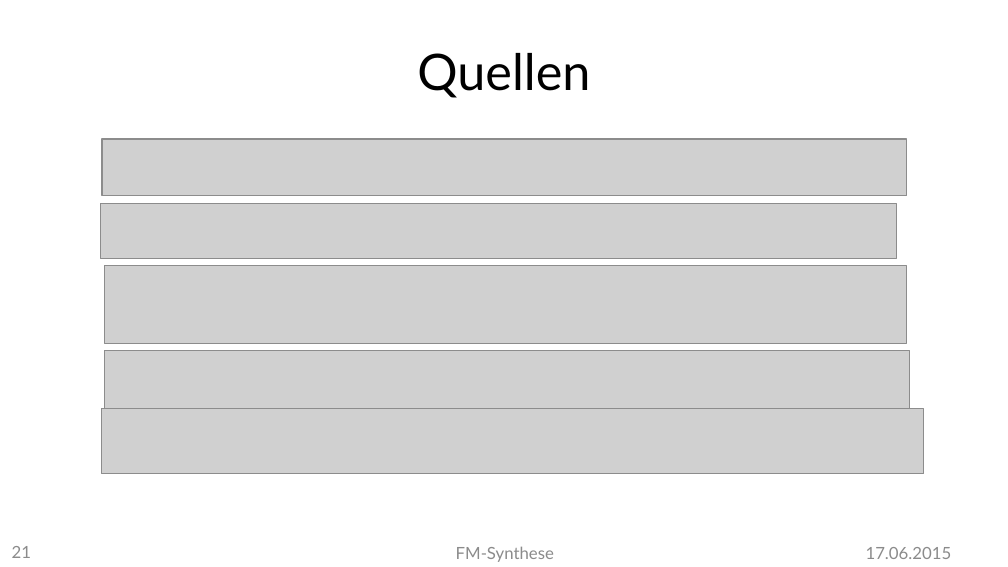
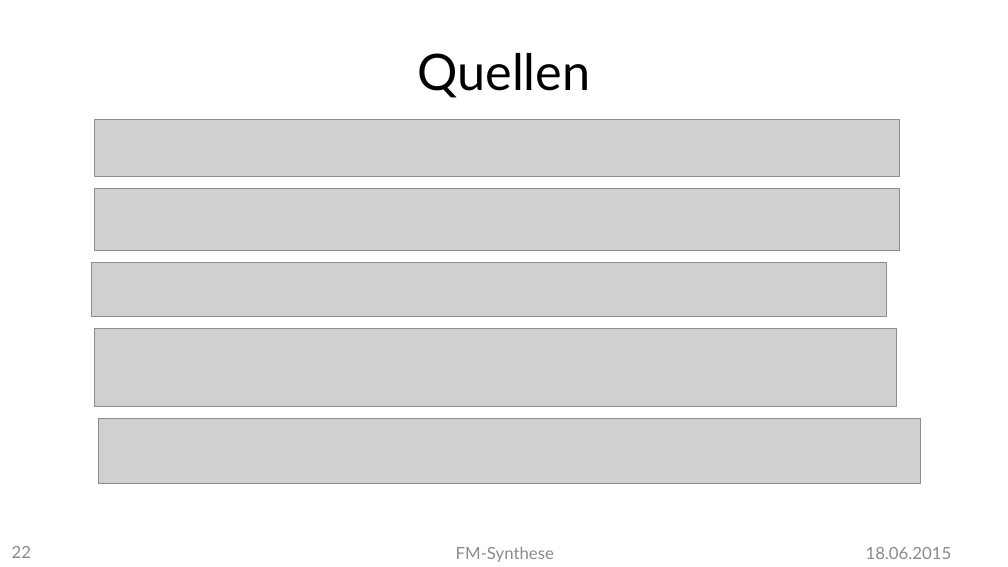
Before and after one commit to MBulli/VSeminar, a slide deck: slide 22 of Praesentation/FMSynthese-Gary.pptx (slide 21 before the commit). Drawn at 1008x567 pixels with LibreOffice and Linux fonts; fonts in the diff are those of the drawing; grey boxes stand for pictures; background and template pictures are left out. Boxes give left, top, right and bottom in pixels: in the first picture for what was removed or moved away, otherwise in the second. Text is boxed around its words. In the diff, an @@ line names an element or a change of style, - is before the commit and + after.

```diff
--- a/Praesentation/FMSynthese-Gary.pptx
+++ b/Praesentation/FMSynthese-Gary.pptx
@@ picture: place and size @@
-picture at box(102, 139, 907, 196)
+picture at box(95, 119, 900, 175)
@@ picture: place and size @@
-picture at box(104, 351, 909, 413)
+picture at box(94, 188, 899, 251)
@@ picture: place and size @@
-picture at box(101, 204, 896, 258)
+picture at box(92, 262, 887, 317)
@@ picture: place and size @@
-picture at box(104, 266, 906, 344)
+picture at box(94, 329, 896, 406)
@@ picture: place and size @@
-picture at box(102, 409, 924, 475)
+picture at box(98, 418, 920, 484)
@@ page number at box(12, 546, 31, 558): text changed @@
-21
+22
@@ text at box(866, 547, 952, 559): text changed @@
-17.06.2015
+18.06.2015
```
Also in this commit, not shown: 17 other slides changed, 1 slide added, 1 other file.
